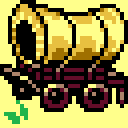
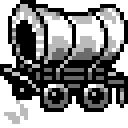
Before/after of a 128 x 128 layered artwork. What changed in the layer stack:
showed "wagon b+w" over [0, 0, 128, 128]
